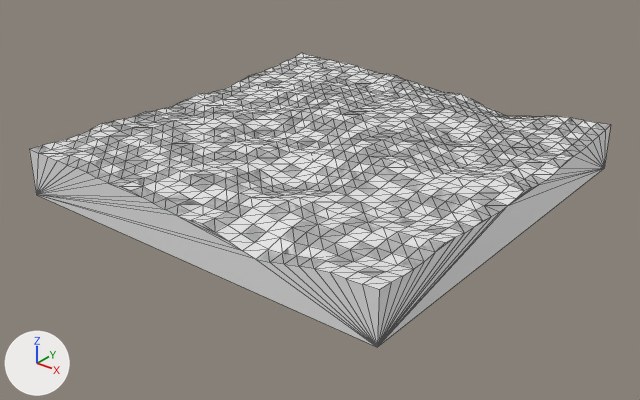
The FBX model Assets/Art/World/Base_Ground_Tiles/Ground_flat_01/Ground_flat_01_M01.fbx as it was, and as the next commit left it.
Rendered twice from a 50 mm camera at (24.6, -31.5, 16.4) aimed at (0.2, -1.0, -2.6). Every picture has the same lights, and +X, +Y and +Z are marked at lower left. The first picture is the older version. Mesh edges are drawn as thin lines. Objects named as collision shapes, trigger or cutter boxes, shadow casters or lower levels of detail are left out.

Objects in the first picture: 'Ground_flat_01_M01_Collidor', 'Ground_flat_01_M01_LOD0'.
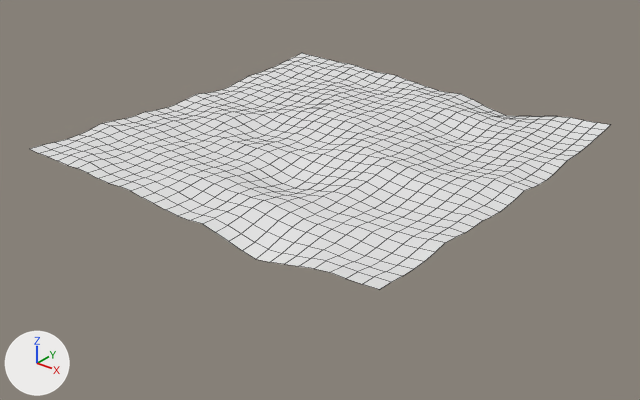
Pixel boxes [x1, y1, x2, y2] of what changed, in the pictures (640 x 400 px):
'Ground_flat_01_M01_Collidor', deleted: before [29, 53, 611, 347]

What the commit changed:
Object 'Ground_flat_01_M01_Collidor' (ob_ground_flat_01_m01_collidor) is deleted.
